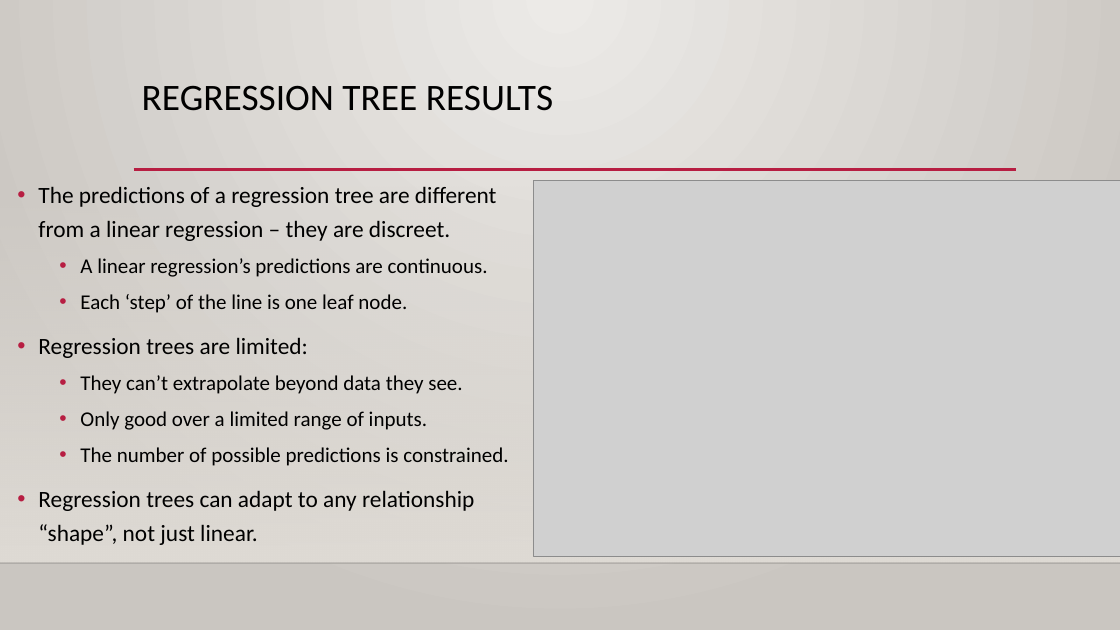
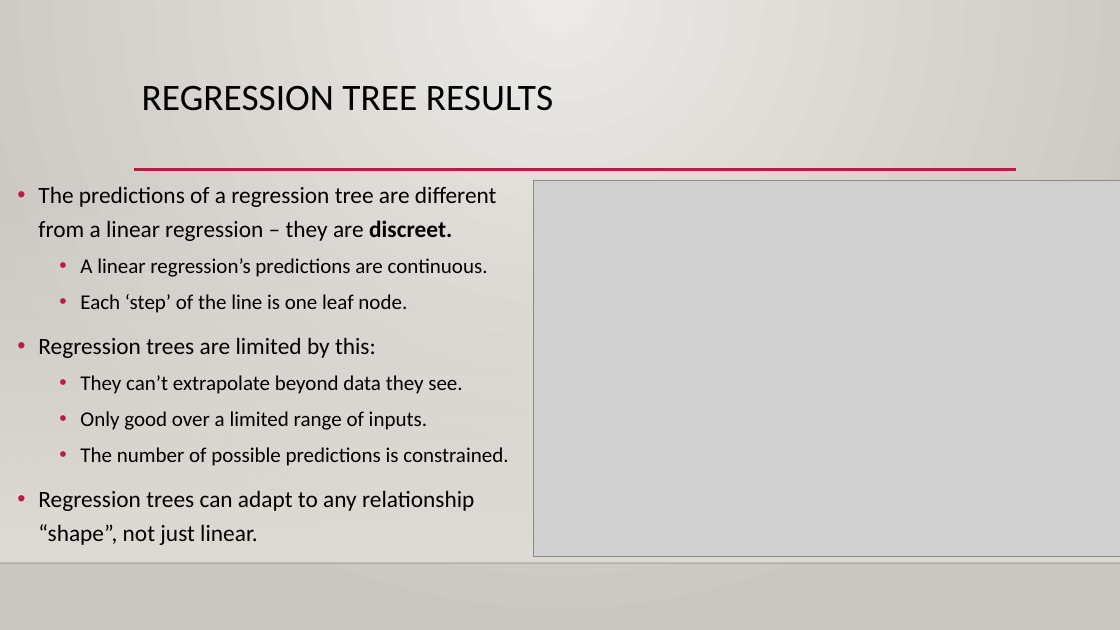
Before and after one commit to glennybarnes/Intro_to_Machine_Learning_Students, a slide deck: slide 7 of reference_content/Slides/006_regression_trees.pptx (slide 6 before the commit). Drawn at 1120x630 pixels with LibreOffice and Linux fonts; fonts in the diff are those of the drawing; grey boxes stand for pictures; background and template pictures are left out. Boxes give left, top, right and bottom in pixels: in the first picture for what was removed or moved away, otherwise in the second. Text is boxed around its words. In the diff, an @@ line names an element or a change of style, - is before the commit and + after.

```diff
--- a/reference_content/Slides/006_regression_trees.pptx
+++ b/reference_content/Slides/006_regression_trees.pptx
@@ text at box(38, 186, 497, 241): bold on in "discreet." @@
@@ text at box(38, 337, 376, 358): text changed @@
-• Regression trees are limited:
+• Regression trees are limited by this:
```
Also in this commit, not shown: 2 other slides changed, 3 slides added, 2 other files.
